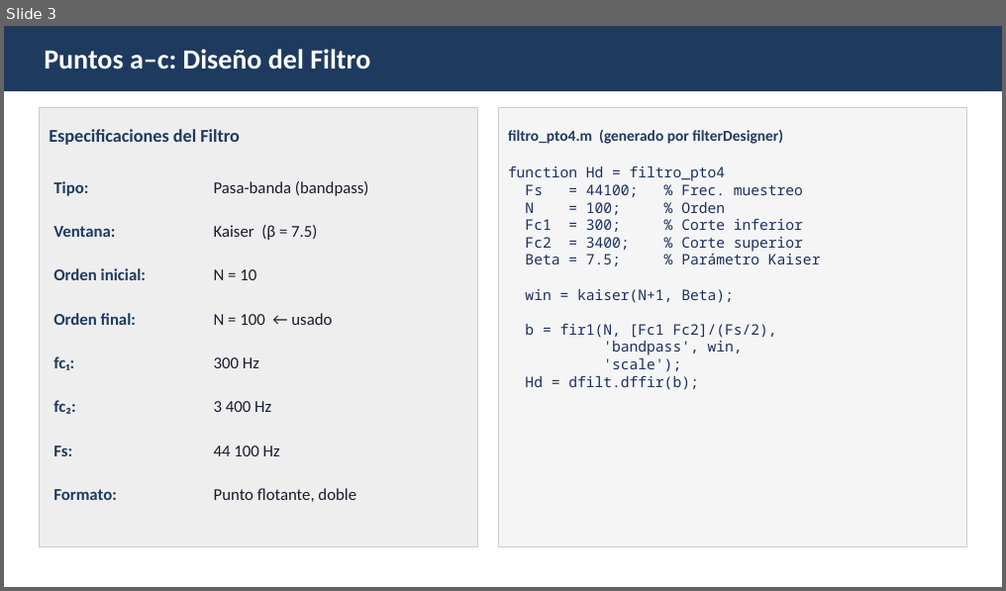
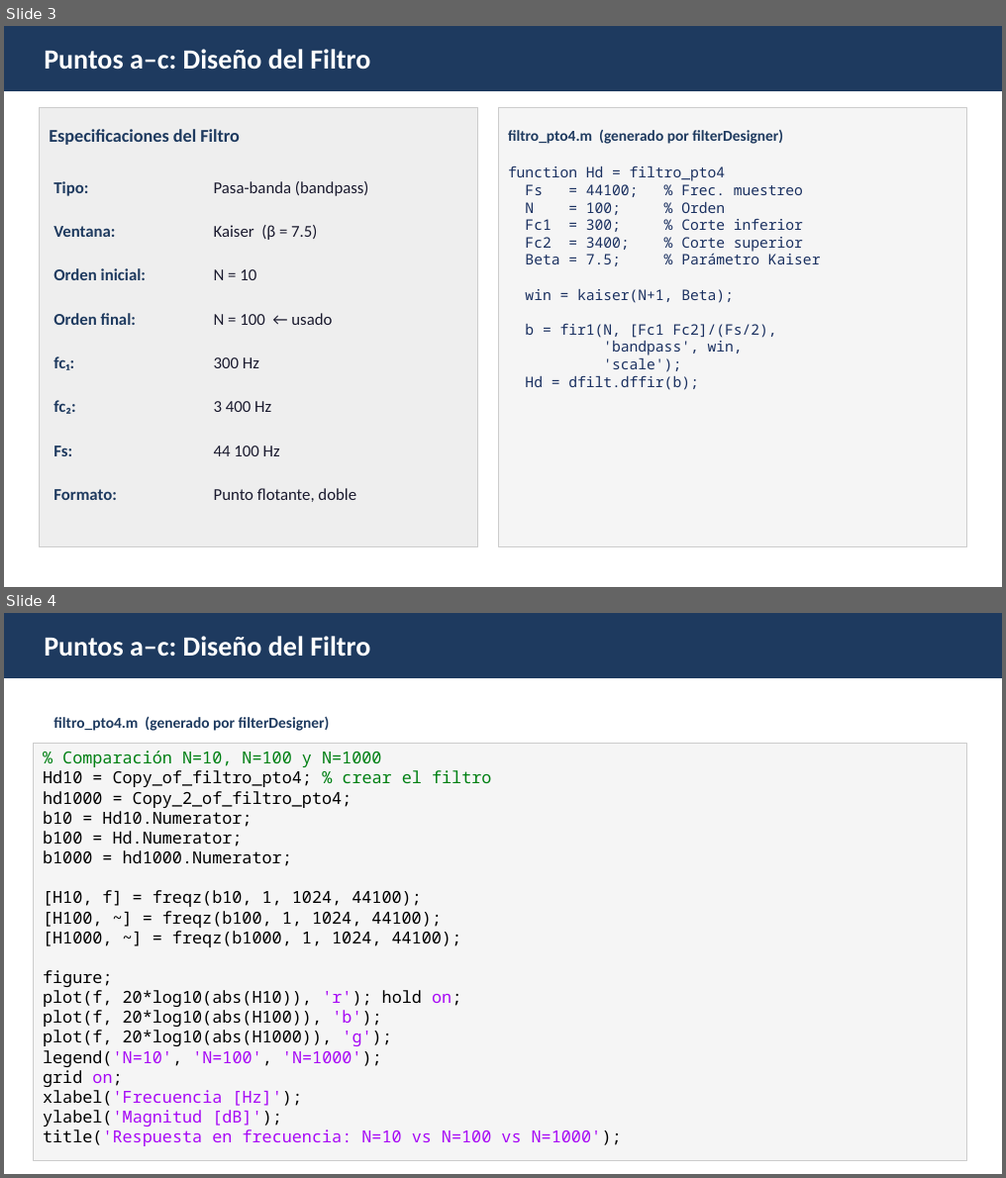
Before and after one commit to Juan-Stella/Control-y-Sistemas, a slide deck: Tp5/TP5_Ejercicio4.pptx. Shown one above the other, each under a label of ours: slide 3 before the commit, slides 3 and 4 after it. The pictures are 1006x591 and 1006x1178 pixels, drawn with LibreOffice and Linux fonts; fonts in the diff are those of the drawing. Boxes give left, top, right and bottom in pixels: in the first picture for what was removed or moved away, otherwise in the second. Text is boxed around its words. In the diff, an @@ line names an element or a change of style, - is before the commit and + after.

```diff
--- a/Tp5/TP5_Ejercicio4.pptx
+++ b/Tp5/TP5_Ejercicio4.pptx
@@ slide 4 added at bbox=[4, 613, 1002, 1174], background #FFFFFF @@
@@ rectangle added at bbox=[4, 613, 1002, 678], fill #1E3A5F, outline #1E3A5F 1 pt @@
@@ text added at bbox=[44, 636, 370, 657], 20 pt, text #FFFFFF, bold @@
+Puntos a–c: Diseño del Filtro
@@ text added at bbox=[54, 716, 330, 731], 11 pt, text #1E3A5F, bold @@
+filtro_pto4.m (generado por filterDesigner)
@@ rectangle added at bbox=[33, 743, 967, 1160], fill #F5F5F5, outline #CCCCCC 0.5 pt, 12 pt, text #000000 @@
+% Comparación N=10, N=100 y N=1000
+Hd10 = Copy_of_filtro_pto4; % crear el filtro
+hd1000 = Copy_2_of_filtro_pto4;
+b10 = Hd10.Numerator;
+b100 = Hd.Numerator;
+b1000 = hd1000.Numerator;
+[H10, f] = freqz(b10, 1, 1024, 44100);
+[H100, ~] = freqz(b100, 1, 1024, 44100);
+[H1000, ~] = freqz(b1000, 1, 1024, 44100);
+figure;
+plot(f, 20*log10(abs(H10)), 'r'); hold on;
+plot(f, 20*log10(abs(H100)), 'b');
+plot(f, 20*log10(abs(H1000)), 'g');
+legend('N=10', 'N=100', 'N=1000');
+grid on;
+xlabel('Frecuencia [Hz]');
+ylabel('Magnitud [dB]');
+title('Respuesta en frecuencia: N=10 vs N=100 vs N=1000');
```
Also in this commit, not shown: 1 slide changed, 1 other file.
